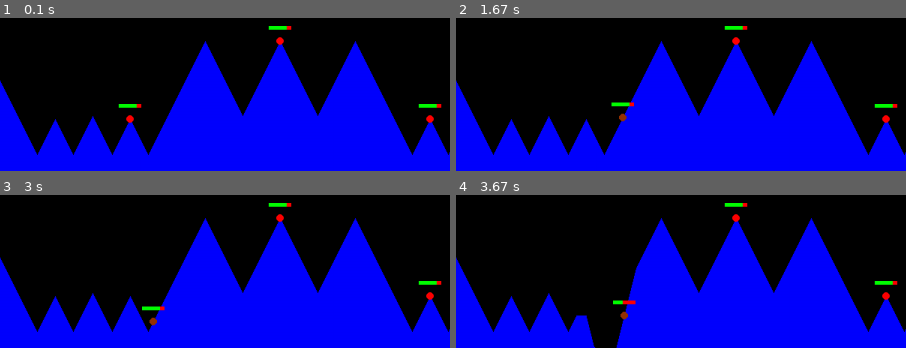
Above: before the commit, frames 1-4 (two rows, left to right).
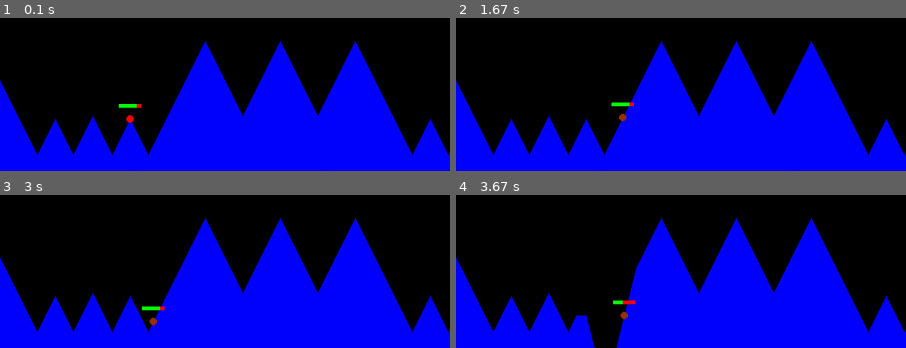
Above: after the commit, the same moments.

Repository: KatKopr/worms_in_pygame
Game: pygame game, started from main.py
Same seed, same stepped clock (60 frames per second), same inputs: the game is played once before the commit and once after it.
Inputs:
- Up to frame 1 (0.1 s): no input
- Up to frame 2 (1.67 s): hold Tab 0.33-0.8 s; hold Right 0.33-0.8 s; tap Space at 0.83 s; hold Right 1.17-1.63 s
- Up to frame 3 (3 s): hold Right 1.67-2.13 s; hold Left 2.17-2.7 s; hold Left from 2.73 s (still down)
- Up to frame 4 (3.67 s): release Left at 3.13 s; hold R from 3.17 s (still down); hold Right from 3.17 s (still down)
The pictures show only the part of the screen within x 27-77%, y 31-81%; the shares and areas given below are measured in that part.

The runs differ from the first frame. In frame 1, 0.4% of the frame differs, in the area x 59-99%, y 5-69%; in frame 2, 0.4%; in frame 3, 0.4%; in frame 4, 0.4%.

Commit message:
Add files via upload

Diff:
--- a/control.py
+++ b/control.py
@@ -1,22 +1,48 @@
 #!/usr/bin/env python3
 # -*- coding: utf-8 -*-
-
+import pygame
+from translate import Translate
+from world import World
 
 class Control:
-    def __init__(self, worms, worm, weapon, window):
-        self.worm=worm
-        self.weapon=weapon
-        self.worms=worms
+
+    def __init__(self, window):
+        self.worm_no=0
+        self.worm=[]
+        self.worms=[]
+        self.weapon=1
         self.win=window
-        worms[worm].color=(150,50,0)
+        self.translate=Translate(self.win)
+        self.world=[]
+        self.events=[]
+    def start_world(self,gamers):
+            self.world = World(self.win, gamers)
+            self.worm_no=0
+            self.worm=self.world.worms[self.worm_no]
+            self.weapon=1
+            self.worms=self.world.worms
+            for worm in self.worms:
+                worm.add_control(self)
+            self.worm.color=(150,50,0)
+            return self.world
         #self.weapon_types=(1: "rocket", 2: "bazooka", 3: "granade")
     def change_worm(self):
-        self.worms[self.worm].color=(255,0,0)
-        self.worm=(self.worm+1)%len(self.worms)
-        self.worms[self.worm].color=(150,50,0)
-        self.worms[self.worm].draw(self.win)
+        if self.worm.health>0:
+            self.worm.color=(255,0,0)
+        self.worm_no=(self.worm_no+1)%len(self.worms)
+        self.worm=(self.worms[self.worm_no])
+        self.worm.color=(150,50,0)
+        self.worm.draw(self.win)
     def change_weapon(self):
-        if self.worms[self.worm].rocket_type==1:
-            self.worms[self.worm].rocket_type=2
+        if self.worm.rocket_type==1:
+            self.worm.rocket_type=2
         else:
-            self.worms[self.worm].rocket_type=1
+            self.worm.rocket_type=1
+
+    def change_coordinates(self, x,y):
+        return self.translate.coordinates(x,y)
+
+    def write(self, text, color, x, y):
+        font = pygame.font.Font(None, 15)
+        text = font.render(text, 1, color)
+        self.win.blit(text, self.change_coordinates(x,y))
--- /dev/null
+++ b/display_control.py
@@ -0,0 +1,11 @@
+#!/usr/bin/env python3
+# -*- coding: utf-8 -*-
+
+class DisplayControl:
+    def __init__(control):
+        self.control=control
+        self.curr_window=control.win
+        self.prev_window=[]
+
+    def display_start:
+        self.curr_window=Window(0)
--- /dev/null
+++ b/game.py
@@ -0,0 +1,38 @@
+#!/usr/bin/env python3
+# -*- coding: utf-8 -*-
+import pygame
+import time
+
+class Game:
+
+    def __init__(self, control):
+        self.control=control
+        self.world=[]
+        self.running=[]
+        self.time=[]
+
+    def start(self, gamers):
+        self.world=self.control.start_world(gamers)
+        self.running=True
+
+    def run(self, prev_time):
+        pygame.time.delay(20)
+        events = pygame.event.get()
+        for event in events:
+            if event.type == pygame.QUIT:
+                self.quit()
+            if event.type == pygame.KEYDOWN and event.key == pygame.K_TAB:
+                self.control.change_worm()
+            if event.type == pygame.KEYDOWN and event.key == pygame.K_SPACE:
+                self.control.change_weapon()
+        next_time = time.time()
+        self.world.process_events(next_time - prev_time, events, self.control.worm_no)
+        self.time = next_time
+
+        self.control.win.fill((0,0,0))
+        self.world.draw(self.control.win)
+        #control.process_events()
+        pygame.display.update()
+
+    def quit(self):
+        self.running=False
--- a/main.py
+++ b/main.py
@@ -2,38 +2,26 @@
 
 import pygame
 import time
+
 from world import World
 from control import Control
+from game import Game
 
 pygame.init()
 
 win = pygame.display.set_mode((1200,800))
+pygame.display.set_caption("The game")
+prev_time = time.time()
+#world = World(win)
 
-pygame.display.set_caption("The game")
-
-world = World(win)
-world.write("Test!", (0,255,0), 100,100)
-prev_time = time.time()
-worm=0
-rocket=1
-control=Control(world.worms, worm, rocket,win)
-run=True
-while run:
-    pygame.time.delay(20)
-    events = pygame.event.get()
-    for event in events:
-        if event.type == pygame.QUIT:
-            run=False
-        if event.type == pygame.KEYDOWN and event.key == pygame.K_TAB:
-            control.change_worm()
-        if event.type == pygame.KEYDOWN and event.key == pygame.K_SPACE:
-            control.change_weapon()
-    next_time = time.time()
-    world.process_events(next_time - prev_time, events, control.worm)
-    prev_time = next_time
-
-    win.fill((0,0,0))
-    world.draw(win)
-    pygame.display.update()
+#worm=0
+#rocket=1
+control=Control(win)
+game=Game(control)
+gamers=("Kasia", "Piob")
+game.start(gamers)
+while game.running:
+    game.run(prev_time)
+    prev_time=game.time
 
 pygame.quit()
--- /dev/null
+++ b/translate.py
@@ -0,0 +1,9 @@
+#!/usr/bin/env python3
+# -*- coding: utf-8 -*-
+
+class Translate:
+    def __init__(self, window):
+        self.window=window
+
+    def coordinates(self, x, y):
+        return (x, self.window.get_height()-y)
--- /dev/null
+++ b/window.py
@@ -0,0 +1,16 @@
+#!/usr/bin/env python3
+# -*- coding: utf-8 -*-
+
+class Windows:
+
+    def __init__(display_control):
+        self.display_control=display_control
+        self.windows=[]
+
+    def add_window(self):
+
+
+    def change_window(self, previous):
+        if next:
+            self.display_control.prev_window=self.display_control.curr_window
+            self.display_control.curr_window=
--- a/world.py
+++ b/world.py
@@ -7,20 +7,24 @@
 from rocket import Rocket
 
 class World:
-    def __init__(self, window):
+    def __init__(self, window, gamers):
         self.terrain = Terrain(1200)
-        self.worms = [Worm(300, self.terrain.get_level(300))]
-        self.worms += [Worm(500, self.terrain.get_level(500))]
-        self.worms += [Worm(700, self.terrain.get_level(700))]
-        self.worms += [Worm(900, self.terrain.get_level(900),)]
+        self.worms=[]
+        self.gamers=gamers
+        for i in range(len(gamers)):
+            self.worms += [Worm(300+i*200, self.terrain.get_level(300+i*200), gamers[i])]
         self.rockets = []
         self.window=window
+        self.control = []
 
     def add_rocket(self, r):
         self.rockets.append(r)
 
     def remove_rocket(self, r):
         self.rockets = []
+
+    def add_control(self, control):
+        self.control=control
 
     def process_events(self, time_delta, events, worm):
         self.worms[worm].process_events(time_delta, events, self, self.terrain)
@@ -38,12 +42,6 @@
             w.draw(window)
         for r in self.rockets:
             r.draw(window)
-    def dead(self, worm):
-        worm.color=(255,255,255)
-        worm.speed=0
+        #self.write("Test!", (0,255,0), 100,100)
         #self.write("You are dead!", (255,0,0), worm.x-30, self.window.get_height-worm.y-30)
         #self.write("You are dead!", (0,255,0), 100,100)
-    def write(self, text, color, x, y):
-        font = pygame.font.Font(None, 15)
-        text = font.render(text, 1, color)
-        self.window.blit(text, (x, y))
--- a/worm.py
+++ b/worm.py
@@ -6,7 +6,7 @@
 
 class Worm:
 
-    def __init__(self, x, y):
+    def __init__(self, x, y, name):
         self.x = x
         self.y = y
         self.health = 0.8
@@ -14,6 +14,11 @@
         self.color=(255,0,0)
         self.rocket_type=1
         self.speed=100
+        self.control=[]
+        self.name=name
+
+    def add_control(self, control):
+        self.control=control
 
     def process_events(self, time_delta, events, world, terrain):
         keys = pygame.key.get_pressed()
@@ -32,7 +37,8 @@
         p = max(0, 40 - abs(self.x-x) - abs(self.y-y))
         self.health = max(0, self.health - p / 100.0)
         if self.health==0:
-            world.dead(self)
+            #self.control.add_events("dead")
+            self.dead()
         self.fall(terrain)
 
     def draw(self, window):
@@ -43,3 +49,11 @@
 
     def fall(self, terrain):
         self.y=int(terrain.get_level(self.x))
+
+    def dead(self):
+        self.color=(255,255,255)
+        self.speed=0
+        #self.write("You are dead", (0,255,0))
+
+    def write(self, text, color):
+        self.control.write(text, color, self.x, self.y)
